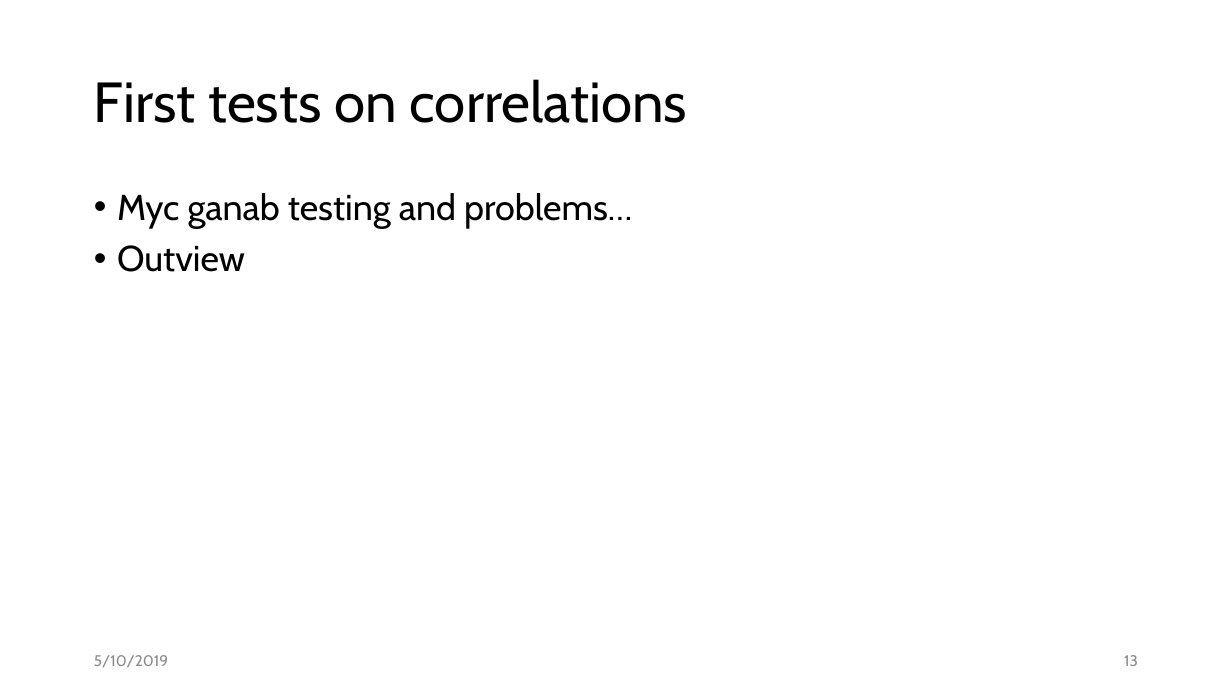
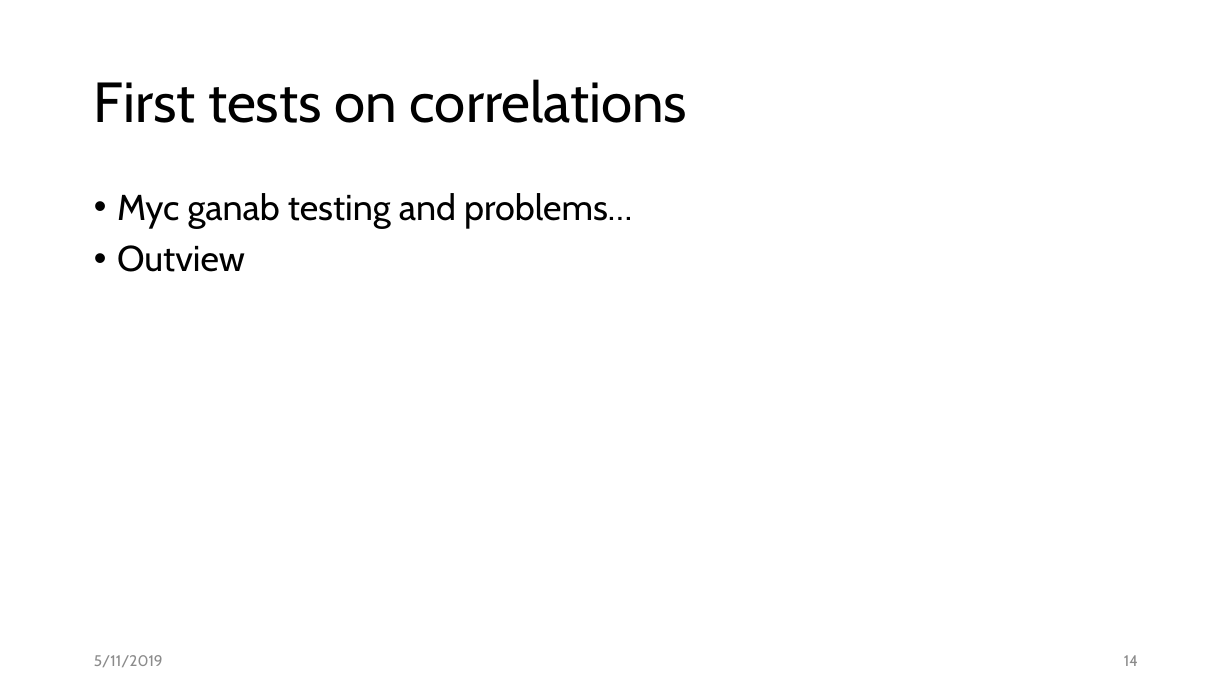
Before and after one commit to datascience-mobi/group-04-project-1-4, a slide deck: slide 14 of Project proposal_presentation_V1.pptx (slide 13 before the commit). Drawn at 1232x693 pixels with LibreOffice and Linux fonts; fonts in the diff are those of the drawing. Boxes give left, top, right and bottom in pixels: in the first picture for what was removed or moved away, otherwise in the second. Text is boxed around its words. In the diff, an @@ line names an element or a change of style, - is before the commit and + after.

```diff
--- a/Project proposal_presentation_V1.pptx
+++ b/Project proposal_presentation_V1.pptx
@@ text at bbox=[94, 655, 163, 667]: text changed @@
-5/10/2019
+5/11/2019
@@ page number at bbox=[1124, 655, 1138, 666]: text changed @@
-13
+14
```
Also in this commit, not shown: 14 other slides changed, 2 slides added, 1 slide removed.
